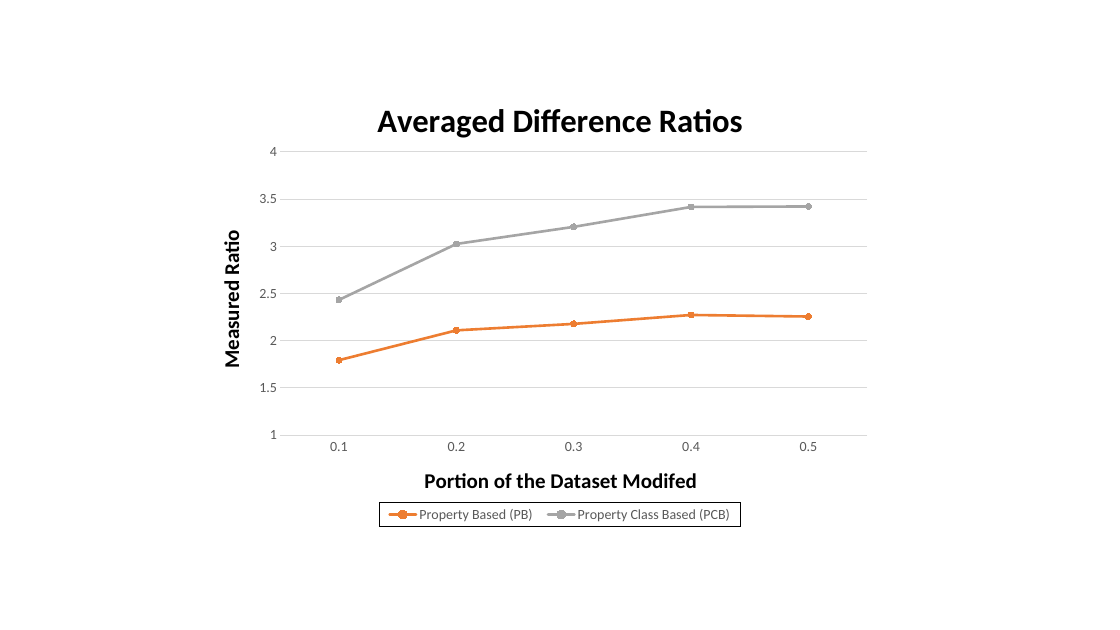
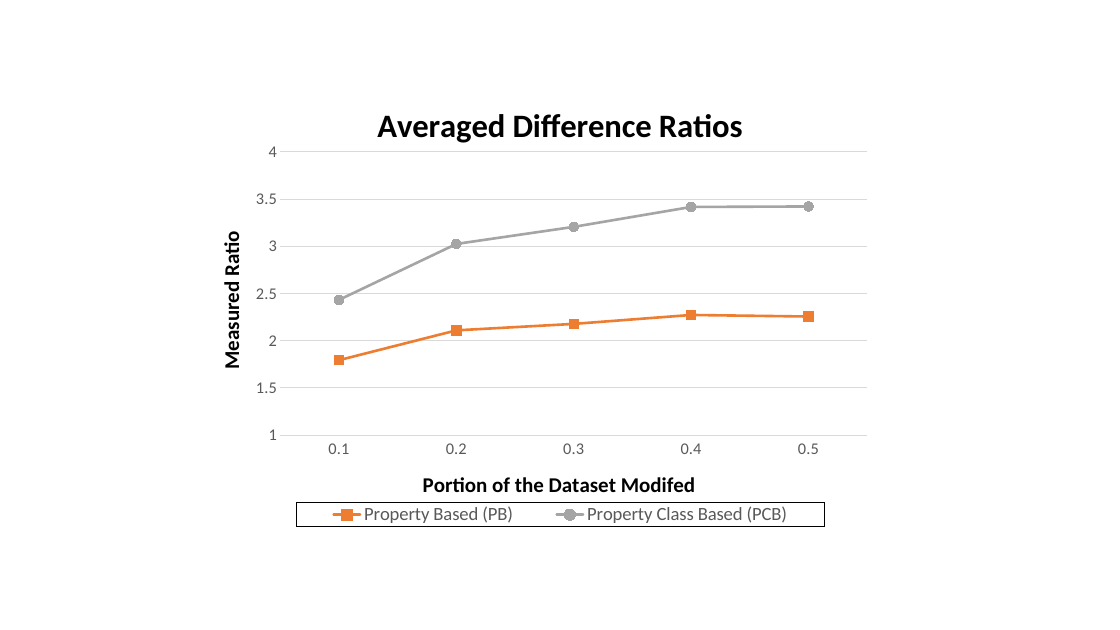
Before and after one commit to MaillPierre/SWKrimpSim, a slide deck: slide 1 of SWPattern/experimentalResults/FiguresKRIMP.pptx. Drawn at 1120x630 pixels with LibreOffice and Linux fonts; fonts in the diff are those of the drawing. Boxes give left, top, right and bottom in pixels: in the first picture for what was removed or moved away, otherwise in the second. Text is boxed around its words. In the diff, an @@ line names an element or a change of style, - is before the commit and + after.

```diff
--- a/SWPattern/experimentalResults/FiguresKRIMP.pptx
+++ b/SWPattern/experimentalResults/FiguresKRIMP.pptx
@@ line chart at bbox=[213, 83, 907, 546] @@
@@ legend changed @@
@@ category axis changed @@
@@ value axis changed @@
```
Also in this commit, not shown: 1 other slide changed, 2 slides added, 1 slide removed, 23 other files.
